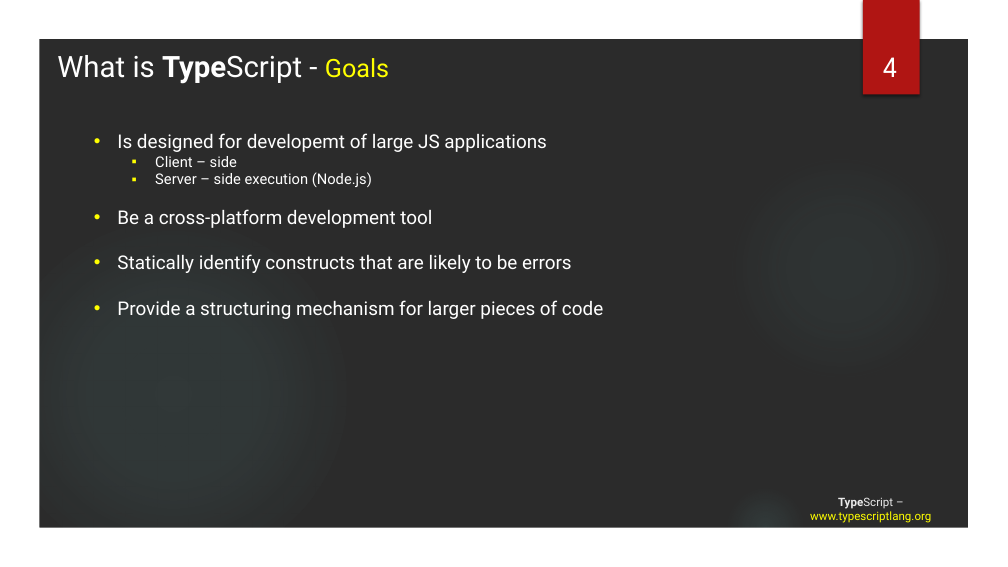
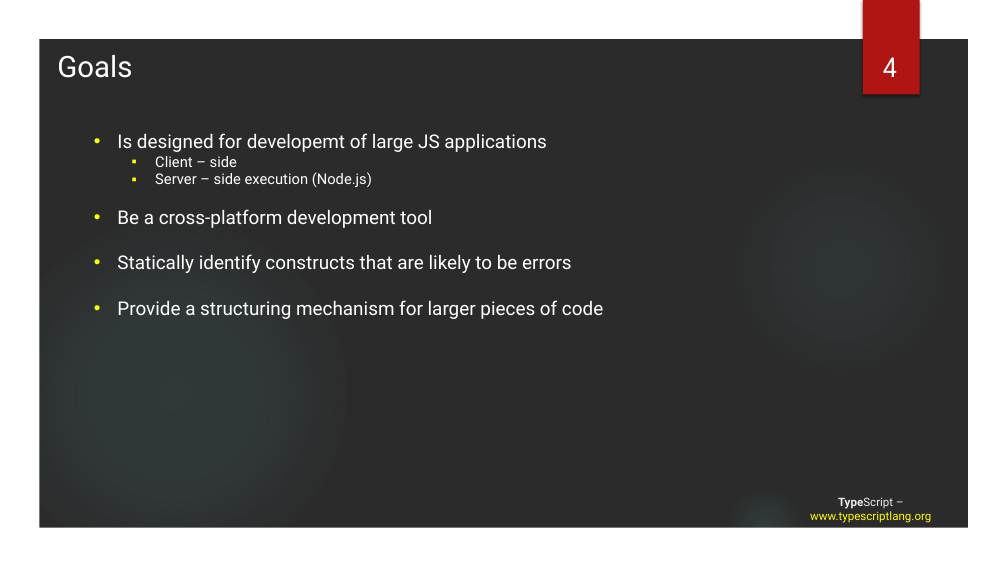
Before and after one commit to tainhx/SSFE, a slide deck: slide 4 of TypeScript.pptx. Drawn at 1008x567 pixels with LibreOffice and Linux fonts; fonts in the diff are those of the drawing; background and template pictures are left out; a plain dark background stands for a picture behind light text. Boxes give left, top, right and bottom in pixels: in the first picture for what was removed or moved away, otherwise in the second. Text is boxed around its words. In the diff, an @@ line names an element or a change of style, - is before the commit and + after.

```diff
--- a/TypeScript.pptx
+++ b/TypeScript.pptx
@@ text at (x1=57, y1=55, x2=132, y2=78): text changed @@
-What is TypeScript - Goals
+Goals
```
Also in this commit, not shown: 5 other slides changed, 5 slides added, 5 other files.
